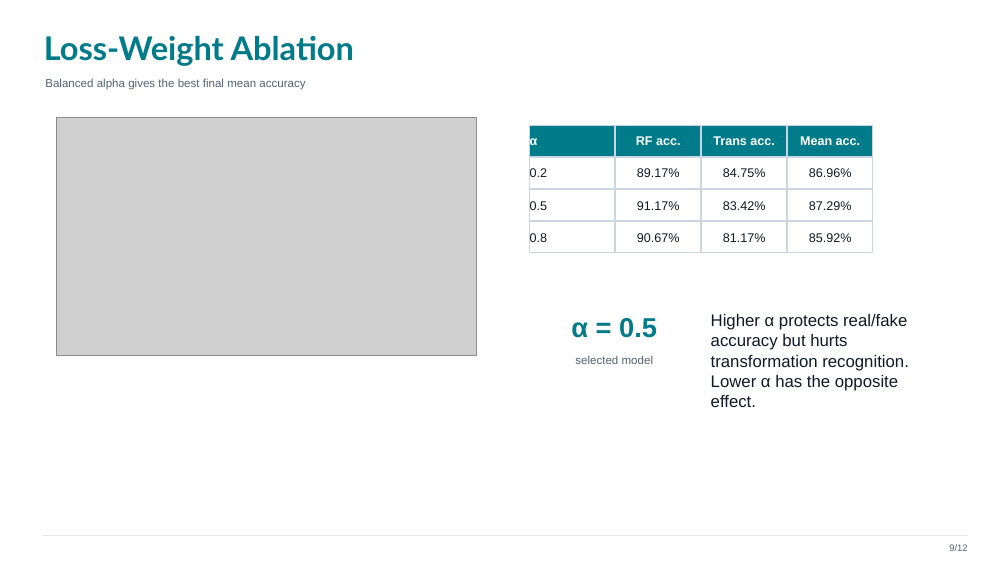
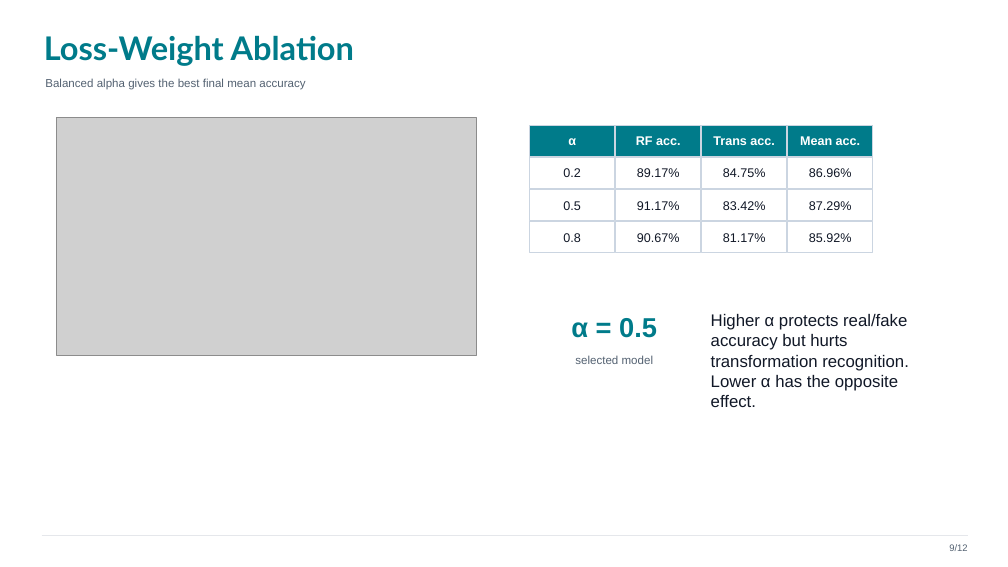
Before and after one commit to samuelecivale/multitask-ai-image-forensics, a slide deck: slide 9 of CV_project_presentation.pptx. Drawn at 1008x567 pixels with LibreOffice and Linux fonts; fonts in the diff are those of the drawing; grey boxes stand for pictures. Boxes give left, top, right and bottom in pixels: in the first picture for what was removed or moved away, otherwise in the second. Text is boxed around its words. In the diff, an @@ line names an element or a change of style, - is before the commit and + after.

```diff
--- a/CV_project_presentation.pptx
+++ b/CV_project_presentation.pptx
@@ alignment left to centre in 4 elements at <box>530,126,616,157</box>, <box>530,157,616,188</box>, <box>530,190,616,221</box>, <box>530,222,616,253</box> @@
```
Also in this commit, not shown: 5 other slides changed.
